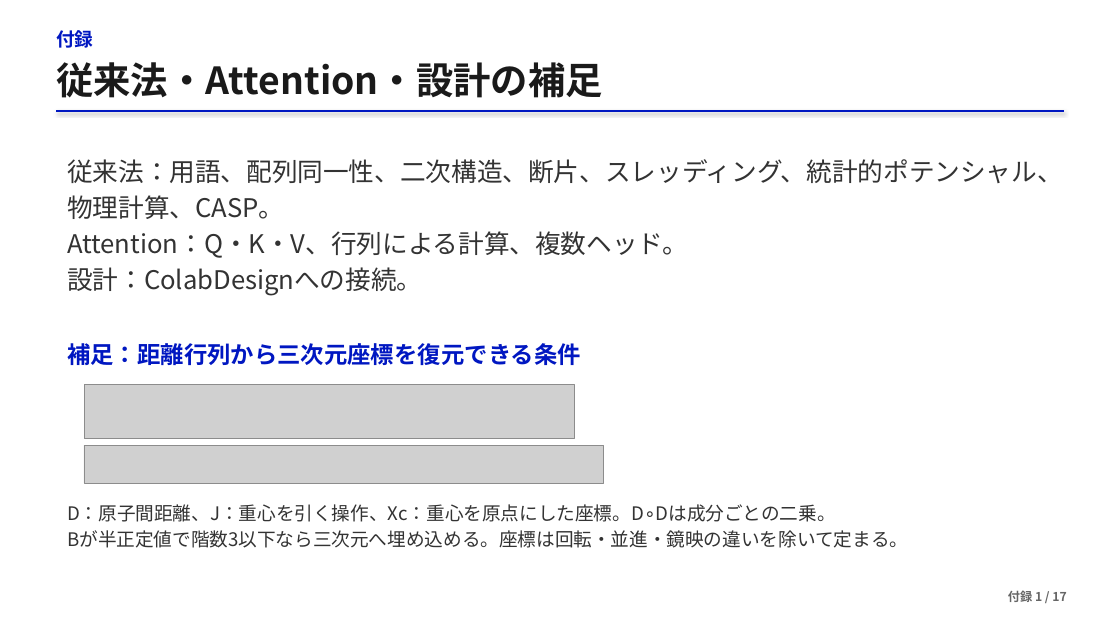
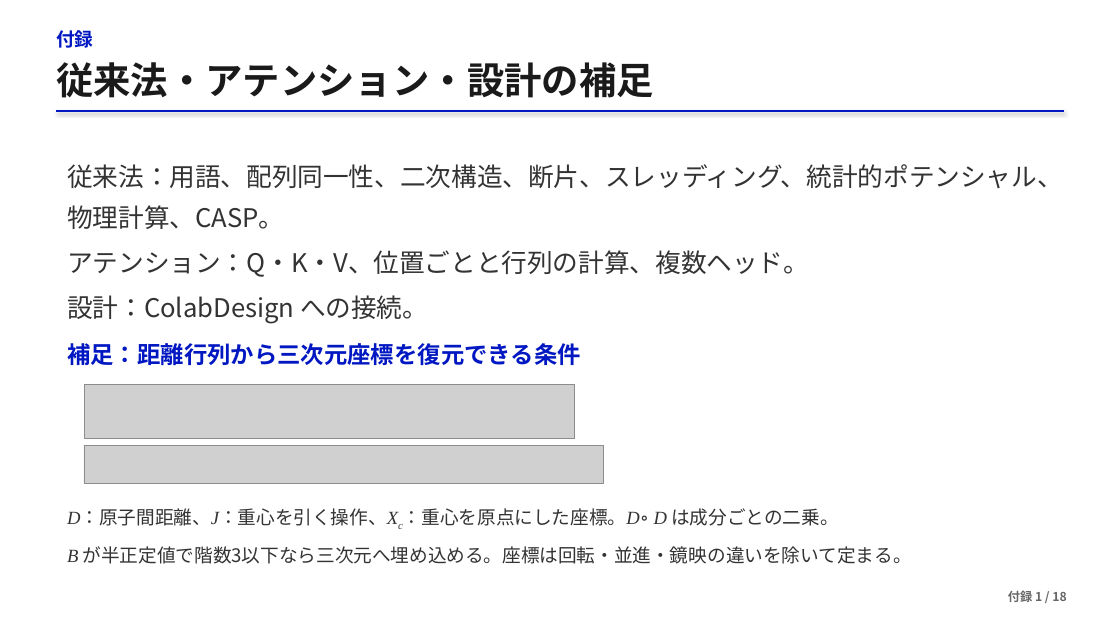
Before and after one commit to matsunagalab/lecture_bioinfo, a slide deck: slide 39 of 05_AlphaFold2による構造予測/05_AlphaFold2による構造予測.pptx (slide 37 before the commit). Drawn at 1120x630 pixels with LibreOffice and Linux fonts; fonts in the diff are those of the drawing; grey boxes stand for pictures. Boxes give left, top, right and bottom in pixels: in the first picture for what was removed or moved away, otherwise in the second. Text is boxed around its words. In the diff, an @@ line names an element or a change of style, - is before the commit and + after.

```diff
--- a/05_AlphaFold2による構造予測/05_AlphaFold2による構造予測.pptx
+++ b/05_AlphaFold2による構造予測/05_AlphaFold2による構造予測.pptx
@@ text at [56, 62, 654, 98]: text changed @@
-従来法・Attention・設計の補足
+従来法・アテンション・設計の補足
@@ text at [67, 164, 1063, 229]: line spacing 30.8pt to 1.32; more space between paragraphs @@
@@ text at [67, 250, 809, 319]: text changed @@
-Attention：Q・K・V、行列による計算、複数ヘッド。
-設計：ColabDesignへの接続。
+アテンション：Q・K・V、位置ごとと行列の計算、複数ヘッド。
+設計：ColabDesign への接続。
@@ text at [67, 508, 912, 564]: text changed @@
-D：原子間距離、J：重心を引く操作、Xc：重心を原点にした座標。D∘Dは成分ごとの二乗。
-Bが半正定値で階数3以下なら三次元へ埋め込める。座標は回転・並進・鏡映の違いを除いて定まる。
+D：原子間距離、J：重心を引く操作、Xc：重心を原点にした座標。D∘ D は成分ごとの二乗。
+B が半正定値で階数3以下なら三次元へ埋め込める。座標は回転・並進・鏡映の違いを除いて定まる。
@@ text at [1008, 591, 1066, 602]: text changed @@
-付録 1 / 17
+付録 1 / 18
```
Also in this commit, not shown: 51 other slides changed, 4 slides added, 1 slide removed, 4 other files.
